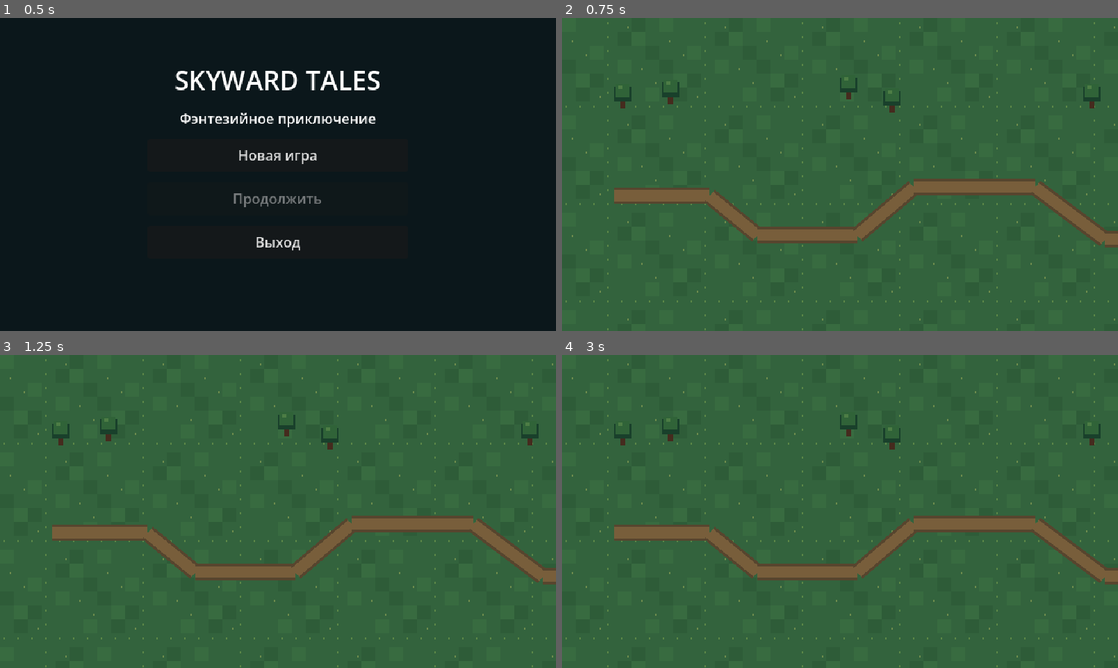
Above: before the commit, frames 1-4 (two rows, left to right).
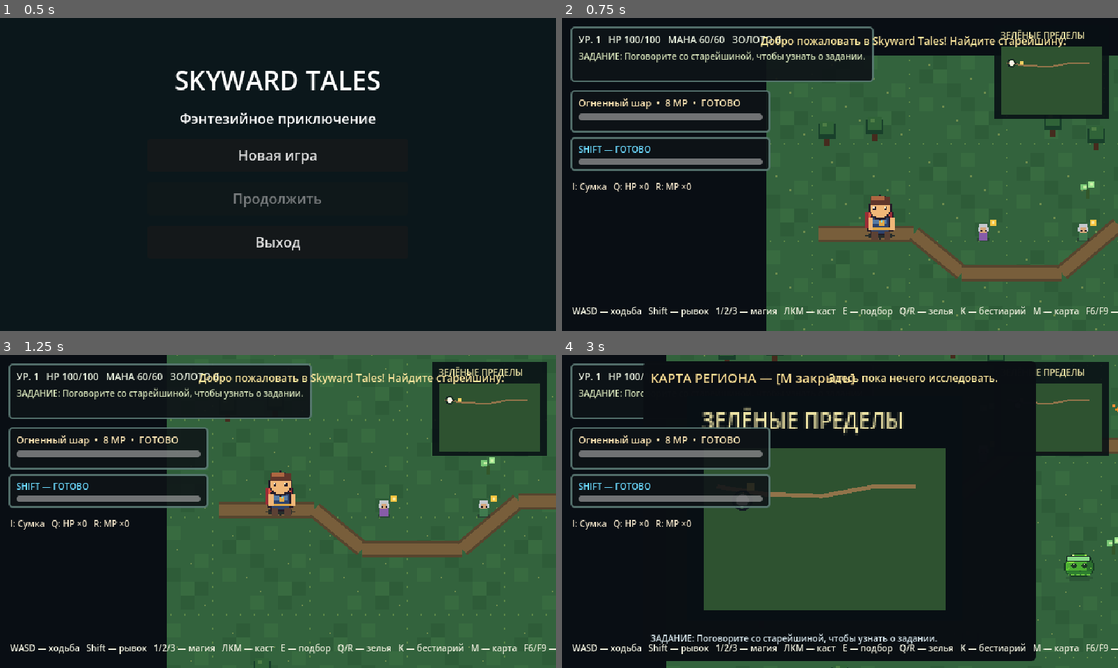
Above: after the commit, the same moments.

Repository: DoctorStrangeSH/Skyward-Tales
Game: Godot game, scene res://scenes/title_menu.tscn
Same seed, same stepped clock (60 frames per second), same inputs: the game is played once before the commit and once after it.
Inputs (mouse positions are in pixels of both pictures, inside the frame that each line leads up to):
- Up to frame 1 (0.5 s): no input
- Up to frame 2 (0.75 s): click "Новая игра" at 0.5 s
- Up to frame 3 (1.25 s): no input
- Up to frame 4 (3 s): tap Enter at 1.25 s; move the mouse to (962, 495) at 1.27 s; press the mouse at (962, 495) at 1.28 s; hold D (move_right) 1.28-2.03 s; move the mouse to (728, 527) at 2.02 s; release the mouse at (728, 527) at 2.03 s; hold S (move_down) 2.03-2.78 s; tap E (interact) at 2.1 s; move the mouse to (895, 442) at 2.77 s; hold D (move_right) from 2.78 s (still down); tap M at 2.85 s

Frame 1 is identical in both runs. In frame 2, 54% of the frame differs, in the area x 0-100%, y 0-100%; in frame 3, 48%; in frame 4, 70%.
Error before the commit: Parse Error: Function "_purchase_merchant_item" has the same name as a previously declared function. (res://scripts/main.gd:526)

Commit message:
fix: remove duplicate merchant purchase handler

Diff:
--- a/scripts/main.gd
+++ b/scripts/main.gd
@@ -514,14 +514,6 @@
 	else:
 		hud.show_message("Бран выплатил награду за возвращённые поставки. Доверие +%d." % bran_gain, 3.5)
 	_refresh_hud()
-
-func _purchase_merchant_item(item_id: String) -> void:
-	var result: Dictionary = merchant_shop.purchase(player, item_id, relationships.get_score("elder"))
-	if bool(result.get("success", false)):
-		hud.show_message("Куплено: %s за %d золота." % [str(result.get("name", item_id)), int(result.get("price", 0))], 2.5)
-	else:
-		hud.show_message(str(result.get("message", "Покупка не удалась.")), 2.5)
-	_show_merchant_menu()
 
 func _purchase_merchant_item(item_id: String) -> void:
 	var result: Dictionary = merchant_shop.purchase(player, item_id, relationships.get_score("elder"))
